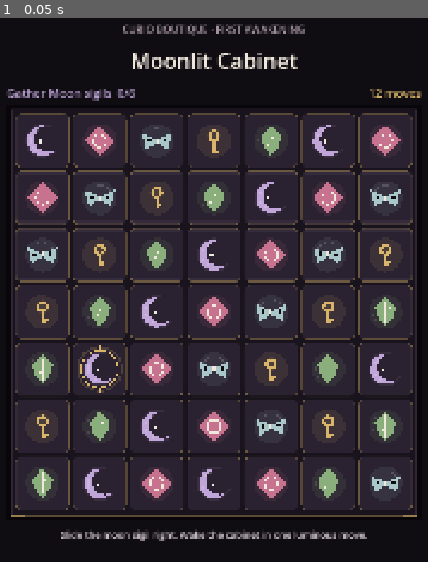
Above: before the commit, frame 1.
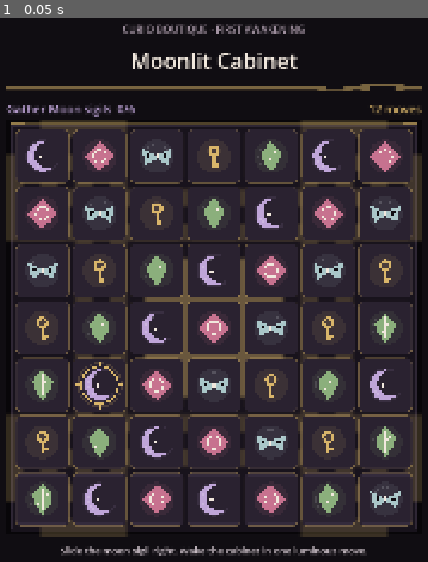
Above: after the commit, the same moment.

Repository: Jay-prodesign/akilta-match3
Game: Godot game, scene res://src/app/app_bootstrap.tscn
Two runs of this game, one before a commit and one after it. Both use one fixed random seed, a clock stepped at 60 frames per second and the inputs below.
Inputs:
- Up to frame 1 (0.05 s): no input

The runs differ from the first frame. In frame 1, 27% of the frame differs, in the area x 1-99%, y 12-99%.

Commit message:
feat: adapt CC0 fantasy chrome into Level 1 candidate

Diff:
--- a/src/match3/presentation/board_view.gd
+++ b/src/match3/presentation/board_view.gd
@@ -5,6 +5,7 @@
 signal trace_motion_finished
 
 const PieceVisuals = preload("res://src/match3/presentation/piece_visuals.gd")
+const KENNEY_FRAME = preload("res://assets/candidate/third_party/kenney/fantasy-ui-borders/frame-024.png")
 
 const INK := Color("#100D12")
 const VELVET := Color("#17131B")
@@ -361,6 +362,12 @@
 		draw_line(corner, corner + Vector2(mark * sx, 0), mark_color, 2.0)
 		draw_line(corner, corner + Vector2(0, mark * sy), mark_color, 2.0)
 
+	# CC0 frame geometry is used only as a candidate ornamental primitive;
+	# Curio House color/material identity remains owned by this renderer.
+	var ornament_tint := Color(GOLD)
+	ornament_tint.a = 0.42
+	draw_texture_rect(KENNEY_FRAME, rect.grow(10.0), false, ornament_tint)
+
 func _draw_cell(rect: Rect2, pos: Vector2i) -> void:
 	var radius := rect.size.x * 0.18
 	draw_style_box(_cell_box(radius), rect)
--- a/src/ui/gameplay/gameplay_screen.tscn
+++ b/src/ui/gameplay/gameplay_screen.tscn
@@ -1,7 +1,8 @@
-[gd_scene load_steps=6 format=3]
+[gd_scene load_steps=7 format=3]
 
 [ext_resource type="Script" path="res://src/ui/gameplay/gameplay_screen.gd" id="1_game"]
 [ext_resource type="Script" path="res://src/match3/presentation/board_view.gd" id="2_board"]
+[ext_resource type="Texture2D" path="res://assets/candidate/third_party/kenney/fantasy-ui-borders/divider-004.png" id="3_divider"]
 
 [sub_resource type="StyleBoxFlat" id="StylePanel"]
 bg_color = Color(0.0902, 0.0745, 0.1059, 0.98)
@@ -80,6 +81,15 @@
 theme_override_font_sizes/font_size = 52
 text = "Moonlit Cabinet"
 horizontal_alignment = 1
+
+[node name="TitleDivider" type="TextureRect" parent="Layout"]
+custom_minimum_size = Vector2(0, 16)
+layout_mode = 2
+mouse_filter = 2
+modulate = Color(0.851, 0.71, 0.416, 0.52)
+texture = ExtResource("3_divider")
+expand_mode = 1
+stretch_mode = 0
 
 [node name="HUD" type="HBoxContainer" parent="Layout"]
 layout_mode = 2
Not shown, added: assets/candidate/third_party/kenney/fantasy-ui-borders/PROVENANCE.txt
Binary file added: assets/candidate/third_party/kenney/fantasy-ui-borders/divider-004.png
Binary file added: assets/candidate/third_party/kenney/fantasy-ui-borders/frame-024.png
